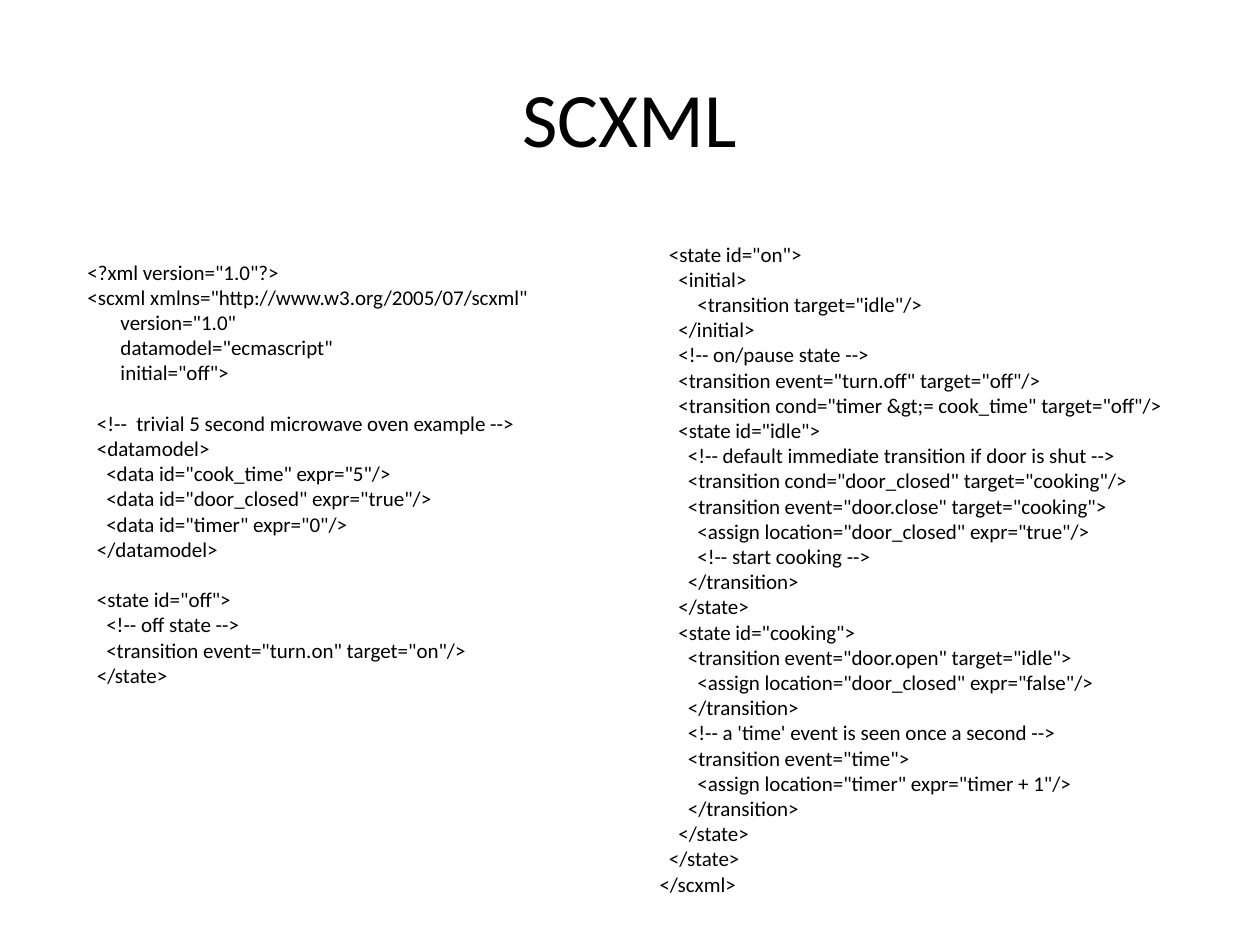
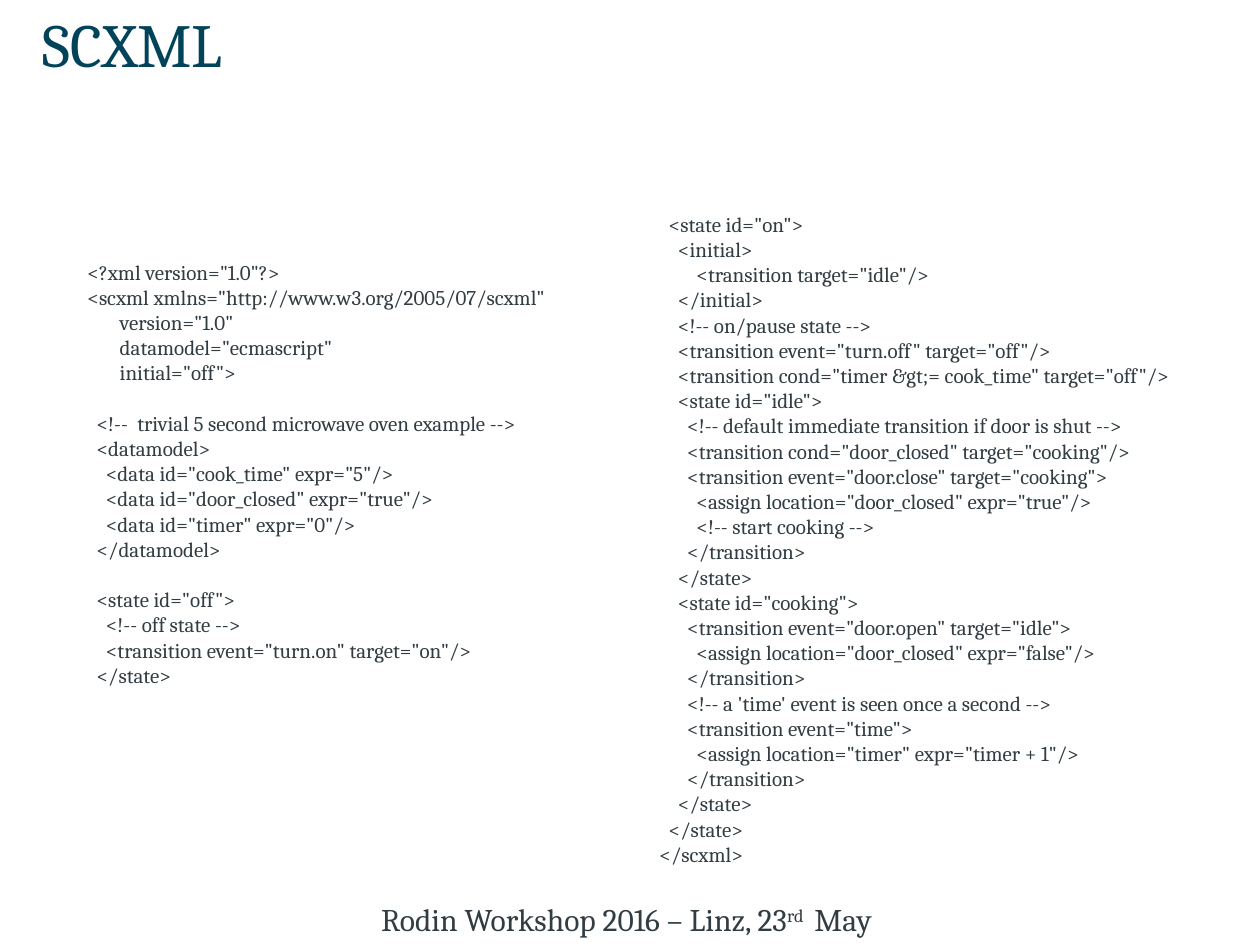
Before and after one commit to kmorris3/rodin_scxml_plugin, a slide deck: slide 4 of manuscripts/RW2016/RodingWS16_SCXML.pptx (slide 3 before the commit). Drawn at 1260x945 pixels with LibreOffice and Linux fonts; fonts in the diff are those of the drawing. Boxes give left, top, right and bottom in pixels: in the first picture for what was removed or moved away, otherwise in the second. Text is boxed around its words. In the diff, an @@ line names an element or a change of style, - is before the commit and + after.

Commit message:
Completed presentation for Rodin Workshop 2016

```diff
--- a/manuscripts/RW2016/RodingWS16_SCXML.pptx
+++ b/manuscripts/RW2016/RodingWS16_SCXML.pptx
@@ title "SCXML": place and size @@
-title "SCXML" at [523,97,737,148]
+title "SCXML" at [43,25,223,68]
@@ title "SCXML" at [43,25,223,68]: size 44 to 35 pt, font Calibri to Cambria, text colour #000000 to #014359; alignment centre to left; vertical alignment middle to top @@
@@ text "<state id="on">" at [659,217,1169,865]: font Calibri to Cambria, text colour #000000 to #323D43 @@
@@ text "<state id="on">": place and size @@
-text "<state id="on">" at [660,247,1161,893]
+text "<state id="on">" at [659,217,1169,865]
@@ text "<?xml version="1.0"?>" at [87,265,545,686]: font Calibri to Cambria, text colour #000000 to #323D43 @@
@@ text added at [381,909,871,938], 18 pt, text #323D43 @@
+Rodin Workshop 2016 – Linz, 23rd May
```
Also in this commit, not shown: 9 other slides changed, 10 slides added, 4 slides removed.
